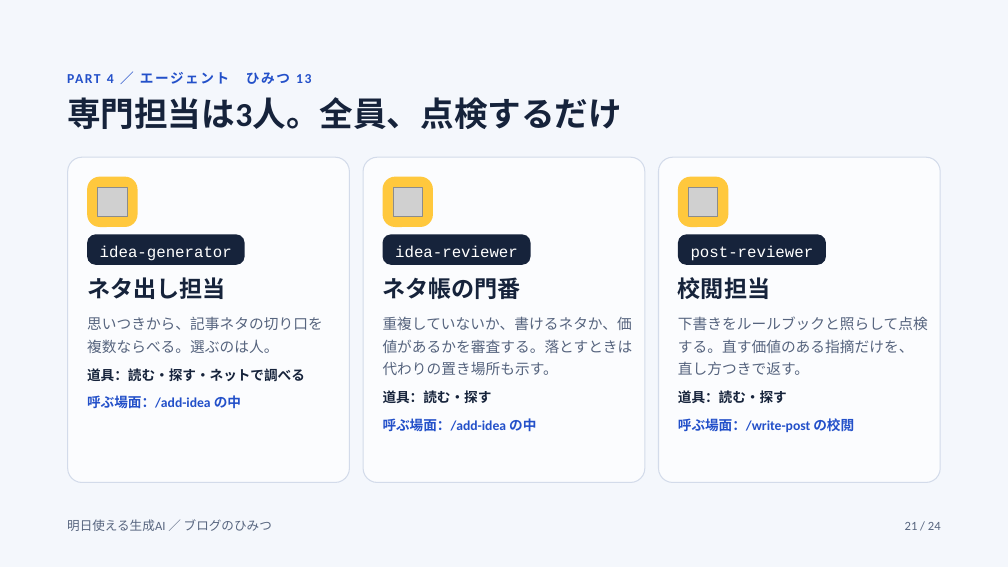
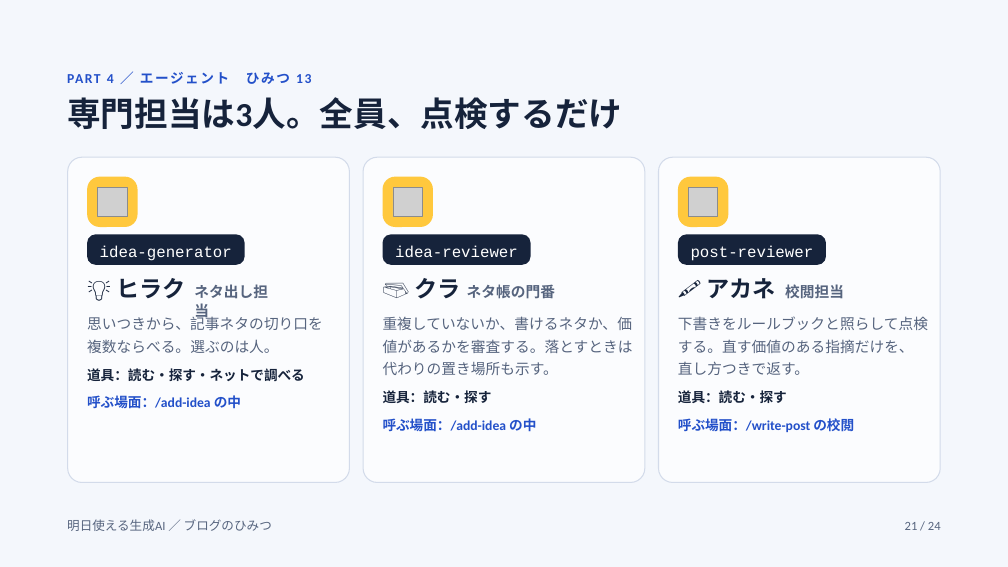
Before and after one commit to raindrop-aqua/blog-ap-sys, a slide deck: slide 21 of docs/reference/blog-secrets-slides/export/ブログのひみつ（仕組みと運営）.pptx. Drawn at 1008x567 pixels with LibreOffice and Linux fonts; fonts in the diff are those of the drawing; grey boxes stand for pictures. Boxes give left, top, right and bottom in pixels: in the first picture for what was removed or moved away, otherwise in the second. Text is boxed around its words. In the diff, an @@ line names an element or a change of style, - is before the commit and + after.

```diff
--- a/docs/reference/blog-secrets-slides/export/ブログのひみつ（仕組みと運営）.pptx
+++ b/docs/reference/blog-secrets-slides/export/ブログのひみつ（仕組みと運営）.pptx
@@ text added at <box>116,278,185,299</box>, 22 pt, text #16233B, bold @@
+💡 ヒラク
@@ text "ネタ出し担当": place and size @@
-text "ネタ出し担当" at <box>87,277,225,299</box>
+text "ネタ出し担当" at <box>194,284,268,321</box>
@@ text added at <box>415,278,461,299</box>, 22 pt, text #16233B, bold @@
+🗃️ クラ
@@ text "ネタ帳の門番": place and size @@
-text "ネタ帳の門番" at <box>383,277,521,299</box>
+text "ネタ帳の門番" at <box>467,284,555,299</box>
@@ text added at <box>707,278,776,299</box>, 22 pt, text #16233B, bold @@
+🖍️ アカネ
@@ size 22 to 14 pt, text colour #16233B to #56647E; line spacing 28.6pt to 18.2pt in 3 elements at <box>467,284,555,299</box>, <box>194,284,268,321</box>, <box>785,284,844,298</box> @@
@@ text "校閲担当": place and size @@
-text "校閲担当" at <box>678,277,770,299</box>
+text "校閲担当" at <box>785,284,844,298</box>
```
Also in this commit, not shown: 3 other slides changed, 13 other files.
